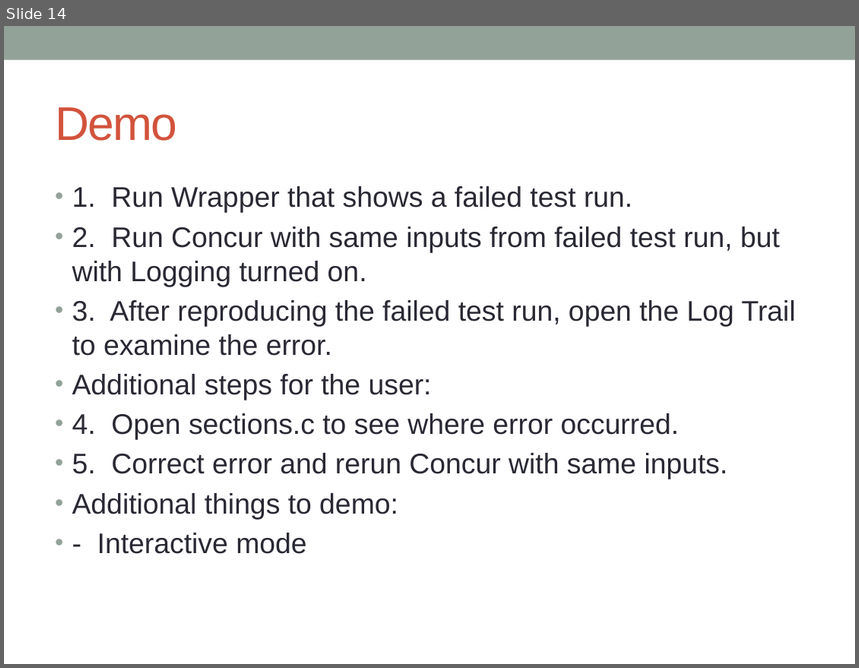
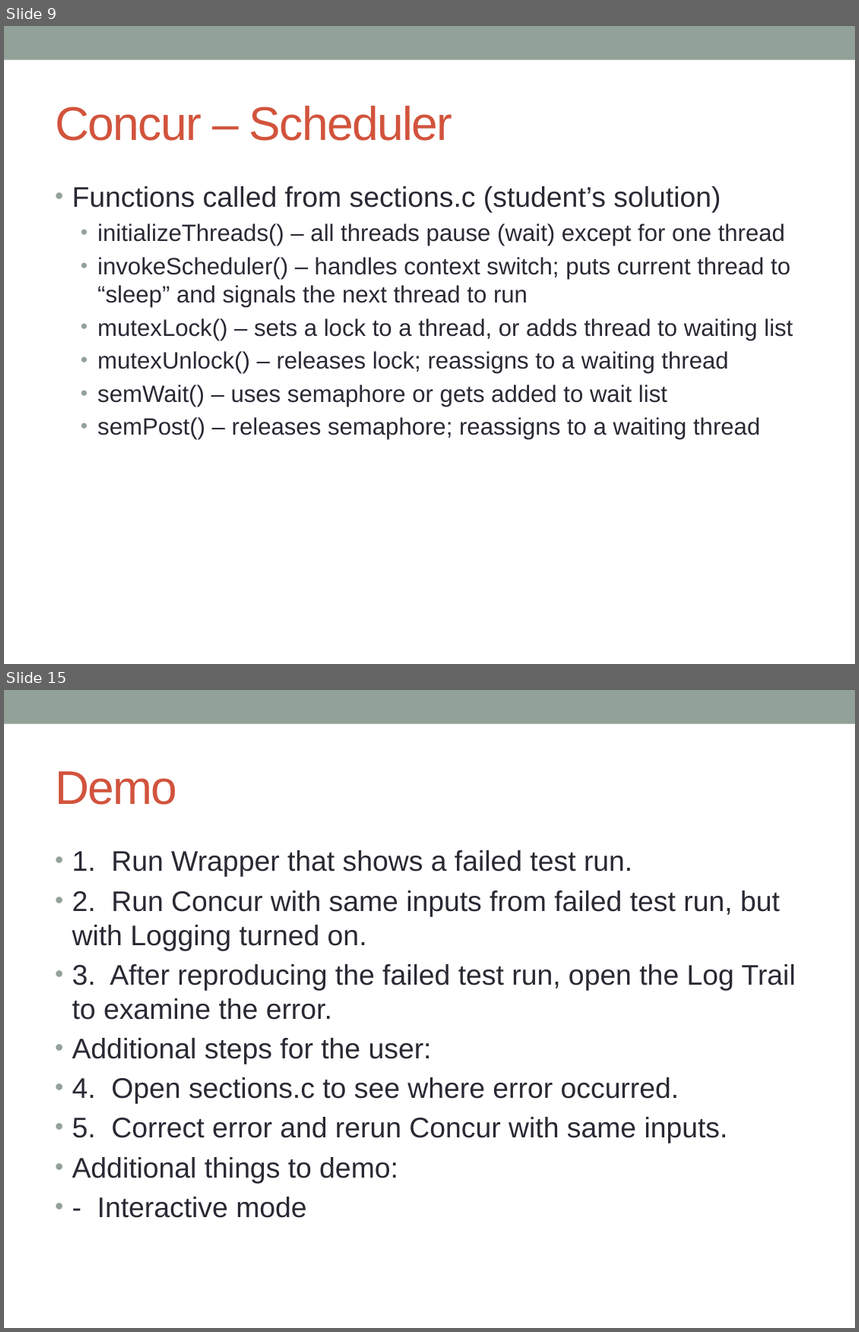
Before and after one commit to concurTestFramework/concurTestFramework, a slide deck: Documents/Concur_Presentation.pptx. Shown one above the other, each under a label of ours: slide 14 before the commit, slides 9 and 15 after it; the slides between them are not shown. The pictures are 859x668 and 859x1332 pixels, drawn with LibreOffice and Linux fonts; fonts in the diff are those of the drawing. Boxes give left, top, right and bottom in pixels: in the first picture for what was removed or moved away, otherwise in the second. Text is boxed around its words. In the diff, an @@ line names an element or a change of style, - is before the commit and + after.

```diff
--- a/Documents/Concur_Presentation.pptx
+++ b/Documents/Concur_Presentation.pptx
@@ slide 9 added at [4, 26, 855, 664], background #FFFFFF; not listed: 1 template element that a slide beside it also shows @@
@@ title added at [55, 106, 453, 141], 40 pt, text #D2533C @@
+Concur – Scheduler
@@ text added at [72, 186, 793, 440], 20 pt, text #292934 @@
+• Functions called from sections.c (student’s solution)
+  • initializeThreads() – all threads pause (wait) except for one thread
+  • invokeScheduler() – handles context switch; puts current thread to “sleep” and signals the next thread to run
+  • mutexLock() – sets a lock to a thread, or adds thread to waiting list
+  • mutexUnlock() – releases lock; reassigns to a waiting thread
+  • semWait() – uses semaphore or gets added to wait list
+  • semPost() – releases semaphore; reassigns to a waiting thread
@@ what was slide 14 is now slide 15 @@
```
Also in this commit, not shown: 11 slides changed, 8 other slides added, 4 slides removed.
